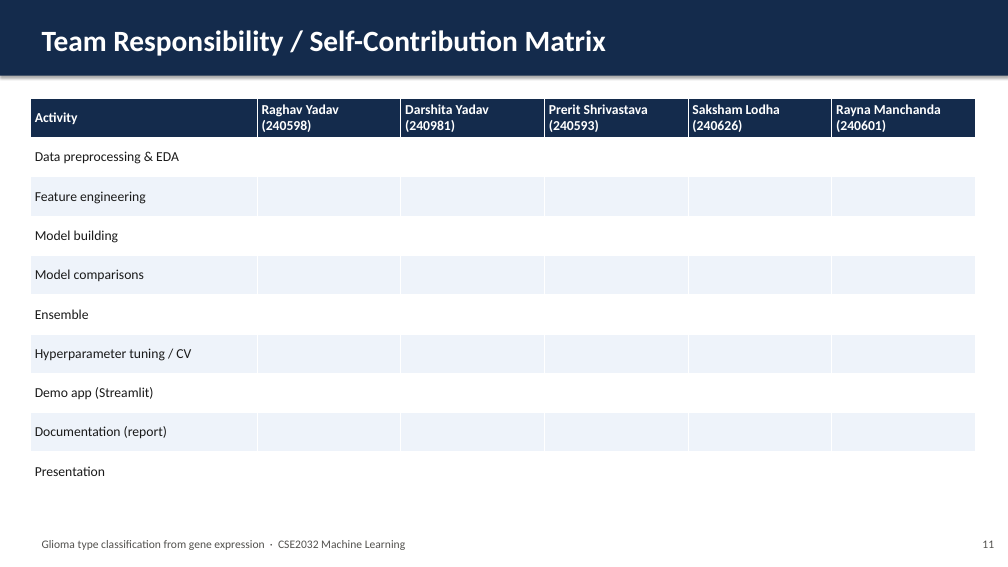
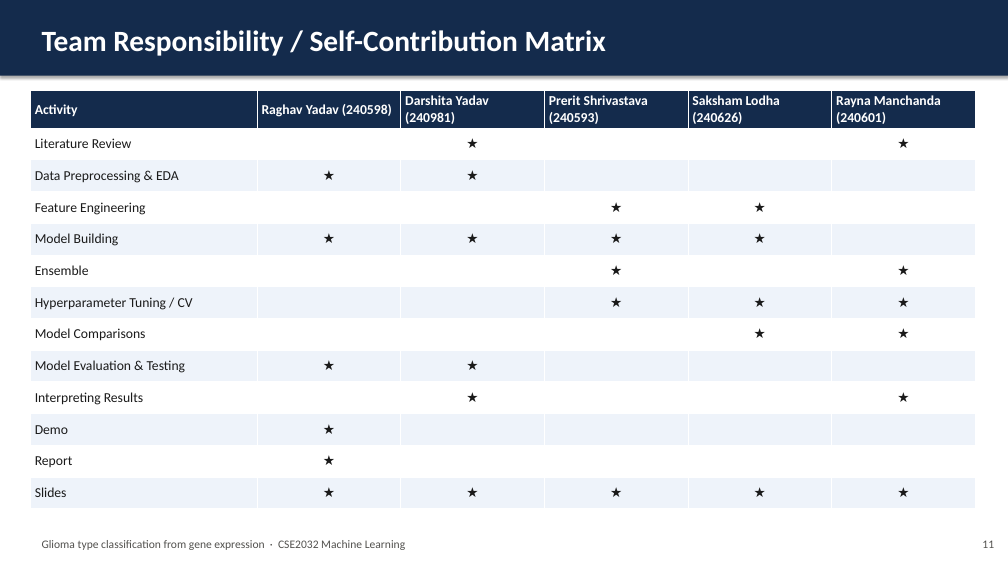
Before and after one commit to isitraghav/glioma-classification-ml, a slide deck: slide 12 of report/Final_Presentation.pptx. Drawn at 1008x567 pixels with LibreOffice and Linux fonts; fonts in the diff are those of the drawing. Boxes give left, top, right and bottom in pixels: in the first picture for what was removed or moved away, otherwise in the second. Text is boxed around its words. In the diff, an @@ line names an element or a change of style, - is before the commit and + after.

```diff
--- a/report/Final_Presentation.pptx
+++ b/report/Final_Presentation.pptx
@@ table at [30,91,975,504] @@
-row 2: Data preprocessing & EDA |  |  |  |  | 
-row 3: Feature engineering |  |  |  |  | 
-row 4: Model building |  |  |  |  | 
-row 5: Model comparisons |  |  |  |  | 
-row 6: Ensemble |  |  |  |  | 
-row 7: Hyperparameter tuning / CV |  |  |  |  | 
-row 8: Demo app (Streamlit) |  |  |  |  | 
-row 9: Documentation (report) |  |  |  |  | 
-row 10: Presentation |  |  |  |  | 
+row 2: Literature Review |  | ★ |  |  | ★
+row 3: Data Preprocessing & EDA | ★ | ★ |  |  | 
+row 4: Feature Engineering |  |  | ★ | ★ | 
+row 5: Model Building | ★ | ★ | ★ | ★ | 
+row 6: Ensemble |  |  | ★ |  | ★
+row 7: Hyperparameter Tuning / CV |  |  | ★ | ★ | ★
+row 8: Model Comparisons |  |  |  | ★ | ★
+row 9: Model Evaluation & Testing | ★ | ★ |  |  | 
+row 10: Interpreting Results |  | ★ |  |  | ★
+row 11: Demo | ★ |  |  |  | 
+row 12: Report | ★ |  |  |  | 
+row 13: Slides | ★ | ★ | ★ | ★ | ★
@@ table: place and size @@
-table at [30,98,975,492]
+table at [30,91,975,504]
```
Also in this commit, not shown: 12 other slides changed, 23 other files.
